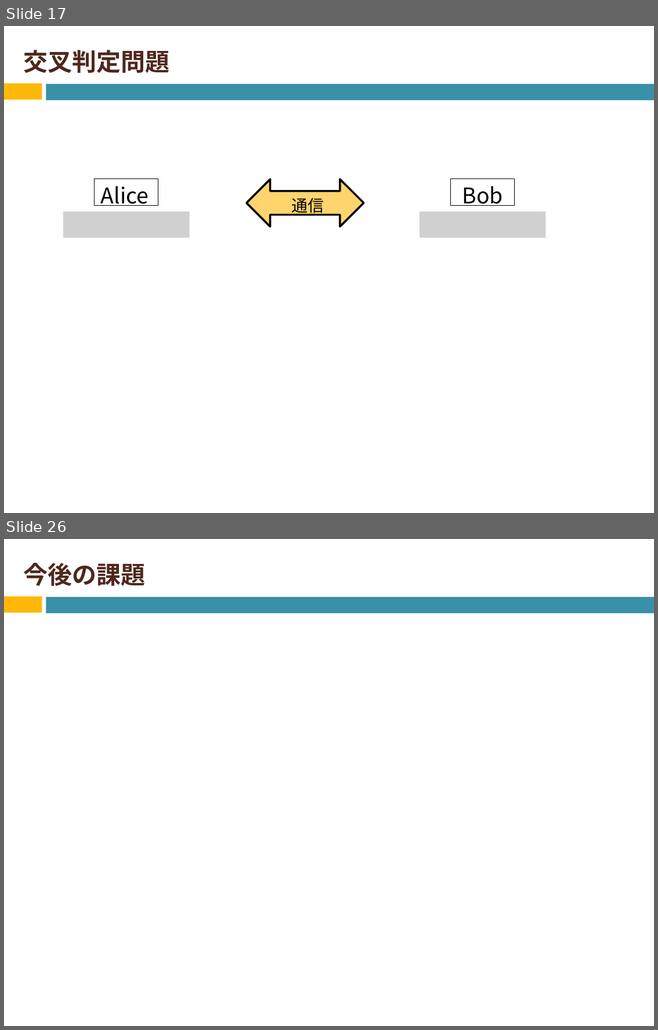
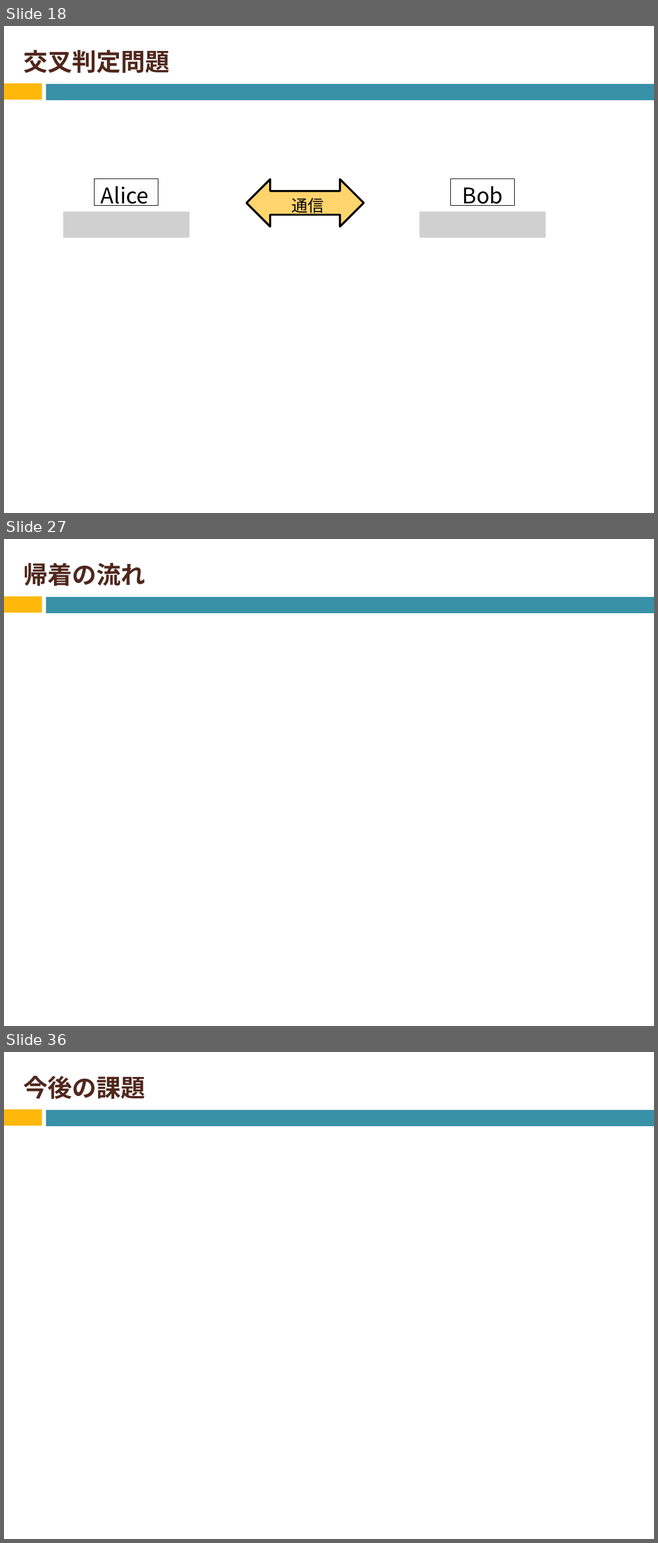
Before and after one commit to Izulabo-nitech/Distributed_Complexity_of_k-Maximal_Independent_Set_Verification, a slide deck: chukan/chukan2020_sato.pptx. Shown one above the other, each under a label of ours: slides 17 and 26 before the commit, slides 18, 27 and 36 after it; the slides between them are not shown. The pictures are 658x1030 and 658x1543 pixels, drawn with LibreOffice and Linux fonts; fonts in the diff are those of the drawing; grey boxes stand for pictures. Boxes give left, top, right and bottom in pixels: in the first picture for what was removed or moved away, otherwise in the second. Text is boxed around its words. In the diff, an @@ line names an element or a change of style, - is before the commit and + after.

```diff
--- a/chukan/chukan2020_sato.pptx
+++ b/chukan/chukan2020_sato.pptx
@@ slide 27 added at (4, 539, 654, 1026), background #FFFFFF; not listed: 2 template elements that a slide beside it also shows @@
@@ title added at (23, 563, 145, 586), 27 pt, text #4F271C, bold @@
+帰着の流れ
@@ what was slide 17 is now slide 18 @@
@@ what was slide 26 is now slide 36 @@
```
Also in this commit, not shown: 9 slides changed, 11 other slides added, 4 slides removed.
